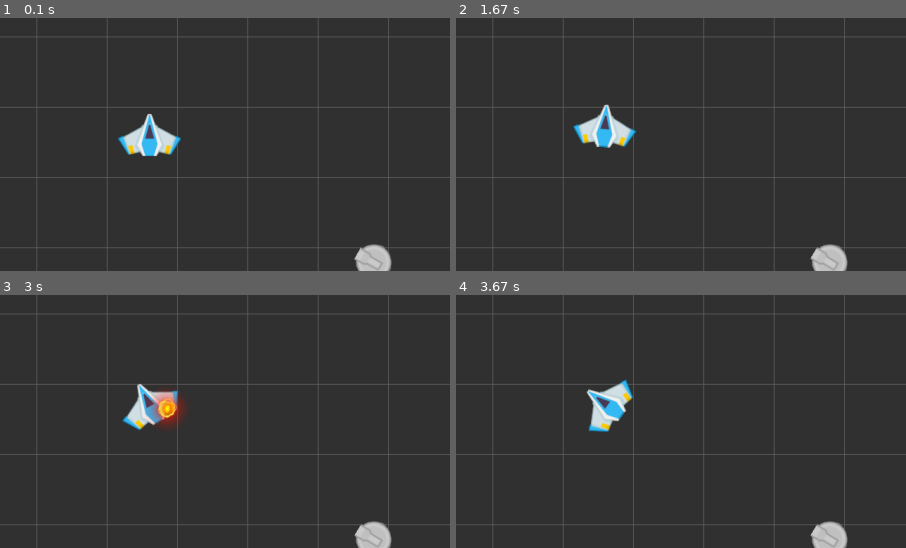
Above: before the commit, frames 1-4 (two rows, left to right).
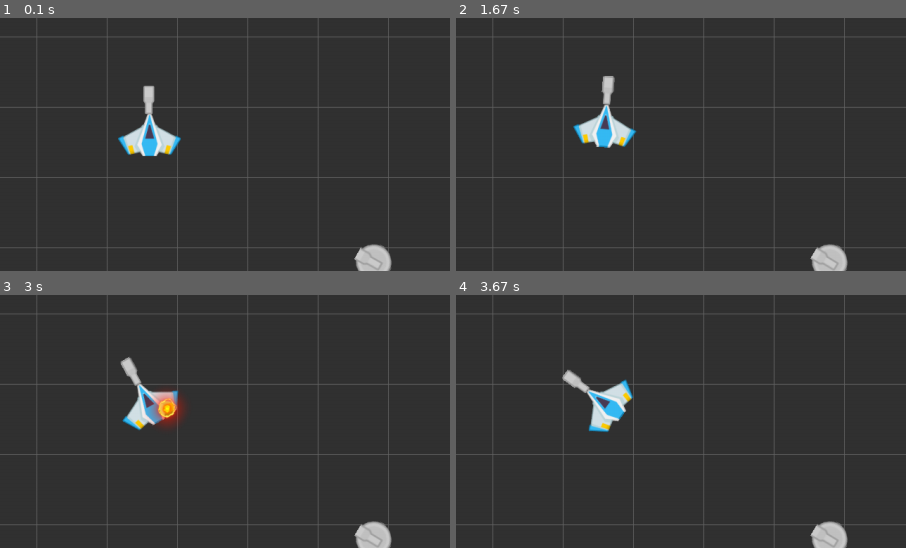
Above: after the commit, the same moments.

Repository: genericprogrammerdude/pygamengn
Game: pygame game, started from main.py
The game is run twice, just before and just after one commit, with the same random seed, the same clock (stepped at 60 frames per second) and the same inputs.
Inputs:
- Up to frame 1 (0.1 s): no input
- Up to frame 2 (1.67 s): tap E at 0.33 s; tap F at 0.67 s
- Up to frame 3 (3 s): hold S 2-2.47 s; hold D from 2.5 s (still down); tap F at 2.57, 2.87 s
- Up to frame 4 (3.67 s): release D at 3.13 s; hold S 3.17-3.53 s; tap F at 3.23, 3.63 s; hold D from 3.57 s (still down)
The pictures show only the part of the screen within x 33-83%, y 27-77%; the shares and areas given below are measured in that part.

The runs differ from the first frame. In frame 1, 0.3% of the frame differs, in the area x 31-35%, y 26-38%; in frame 2, 0.3%; in frame 3, 0.3%, in the area x 26-32%, y 24-36%; in frame 4, 0.3%.

Commit message:
Added support for GameObject attachments, including collisions on the attachments. Fixed Transform, which seems to be working as expected.

Diff:
--- a/GameEngine/camera_aware_group.py
+++ b/GameEngine/camera_aware_group.py
@@ -55,14 +55,24 @@
                 if collision:
                     self.target.collide(pygame.Vector2(self.target.rect.topleft) + collision)
                     sprite.kill()
+            for attachment in self.target.attachments:
+                gob = attachment.game_object
+                collisions = pygame.sprite.spritecollide(gob, self, False, self.sprites_collided)
+                for sprite in collisions:
+                    collision = pygame.sprite.collide_mask(gob, sprite)
+                    if collision:
+                        self.target.collide(pygame.Vector2(gob.rect.topleft) + collision)
+                        sprite.kill()
 
     def sprites_collided(self, a, b):
-        """Checks whether sprites a and b should have collision detection run between the two."""
+        """Checks whether sprites a and b collide."""
         if a == b:
             return False
         if not (a.is_collidable and b.is_collidable):
             return False
-        return True
+        if (a.parent and a.parent == b) or (b.parent and b.parent == a):
+            return False
+        return pygame.sprite.collide_rect(a, b)
 
     def __draw_grid(self, surface):
         """Draws a grid as a background."""
--- a/GameEngine/game_object.py
+++ b/GameEngine/game_object.py
@@ -1,4 +1,5 @@
 import pygame
+from transform import Transform
 
 
 class GameObject(pygame.sprite.Sprite):
@@ -17,11 +18,20 @@
         self.dirty_image = True
         self.is_collidable = is_collidable
         self.mask = None  # The mask will be built on the first transform()
+        self.attachments = []
+        self.parent = None
 
     def update(self, delta):
         """Updates the game object. Delta time is in ms."""
         super().update()
         self.transform()
+
+        for attachment in self.attachments:
+            t = Transform(self.pos, self.heading)
+
+            attachment_pos = t.apply(attachment.offset)
+            attachment.game_object.set_pos(attachment_pos)
+            attachment.game_object.set_heading(self.heading)
 
     def transform(self):
         """Transforms the object based on current heading, scale, and position."""
@@ -54,3 +64,15 @@
     def kill_when_off_screen(self):
         """This can be used by the Sprite Group to know if the object should be killed when it goes off screen."""
         return False
+
+    def attach(self, game_object, offset):
+        self.attachments.append(Attachment(game_object, offset))
+        game_object.parent = self
+        self.groups()[0].add(game_object)
+
+
+class Attachment():
+
+    def __init__(self, game_object, offset):
+        self.game_object = game_object
+        self.offset = offset
--- a/GameEngine/transform.py
+++ b/GameEngine/transform.py
@@ -5,29 +5,15 @@
     """Class to manage 2d affine transformations."""
 
     def __init__(self, translation=(0.0, 0.0), theta=0.0, scale=1.0):
-        rad = numpy.deg2rad(theta)
-        cos = numpy.cos(rad)
-        sin = numpy.sin(rad)
-        self.matrix = numpy.array([
-            [scale * cos, -scale * sin, translation[0] * scale * cos - translation[1] * scale * sin],
-            [scale * sin, scale * cos, translation[0] * scale * sin + translation[1] * scale * cos],
-            [  0.0, 0.0, 1.0]
-        ])
-
-#         t = self.translation_matrix(translation)
-#         r = self.rotation_matrix(theta)
-#         s = self.scale_matrix(scale)
-#
-#         print("--------")
-#         print(numpy.dot(r, numpy.dot(s, t)))
-#         print()
-#         print(self.matrix)
-#         print("--------")
+        t = self.translation_matrix(translation)
+        r = self.rotation_matrix(-theta)
+        s = self.scale_matrix(scale)
+        self.matrix = numpy.dot(numpy.dot(t, r), s)
 
     def apply(self, point):
         """Applies the transform to the given point."""
-        m = numpy.dot(self.matrix, numpy.array([[point[0]], [point[1]], [1.0]]))
-        return (m[0][0], m[1][0])
+        m = numpy.dot(self.matrix, numpy.array([point[0], point[1], 1.0]).transpose())
+        return (m[0], m[1])
 
     def translation_matrix(self, translation=(0.0, 0.0)):
         m = numpy.identity(3)
--- a/main.py
+++ b/main.py
@@ -27,7 +27,6 @@
     player = Ship(ship_image, explosion_atlas, 0.5)
     player.set_pos(pygame.Vector2(screen_rect.width / 2.0, screen_rect.height / 2.0))
     player.set_scale(0.8)
-    player.transform()
     linear_velocity = 200.0
     angular_velocity = 1.5
 
@@ -35,13 +34,13 @@
     turret = Turret(turret_image, projectile_image)
     turret.set_scale(1.25)
     turret.set_pos(pygame.Vector2(screen_rect.width * 0.75, screen_rect.height * 0.75))
-    turret.transform()
     turret.set_target(player)
 
     # Add player and turret to group of game objects
     game_objects = CameraAwareGroup(player, world_rect, screen_rect, True)
     game_objects.add(turret)
     game_objects.move_to_back(turret)
+    player.attach(GameObject(turret_gun_image), (0, -50))
 
     clock = pygame.time.Clock()
     running = True
@@ -86,5 +85,6 @@
     from camera_aware_group import CameraAwareGroup
     from turret import Turret
     from atlas import Atlas
+    from game_object import GameObject
 
     main()
